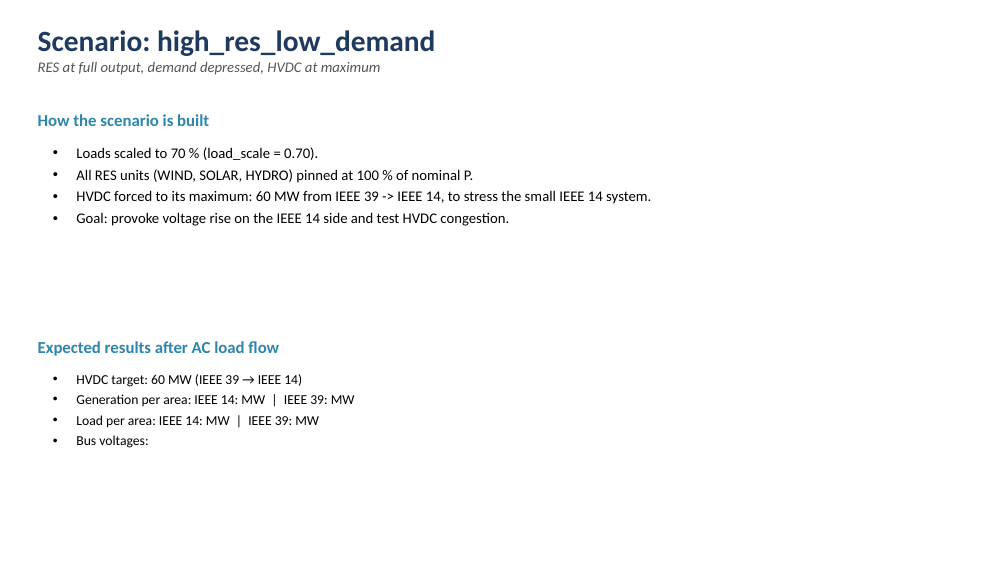
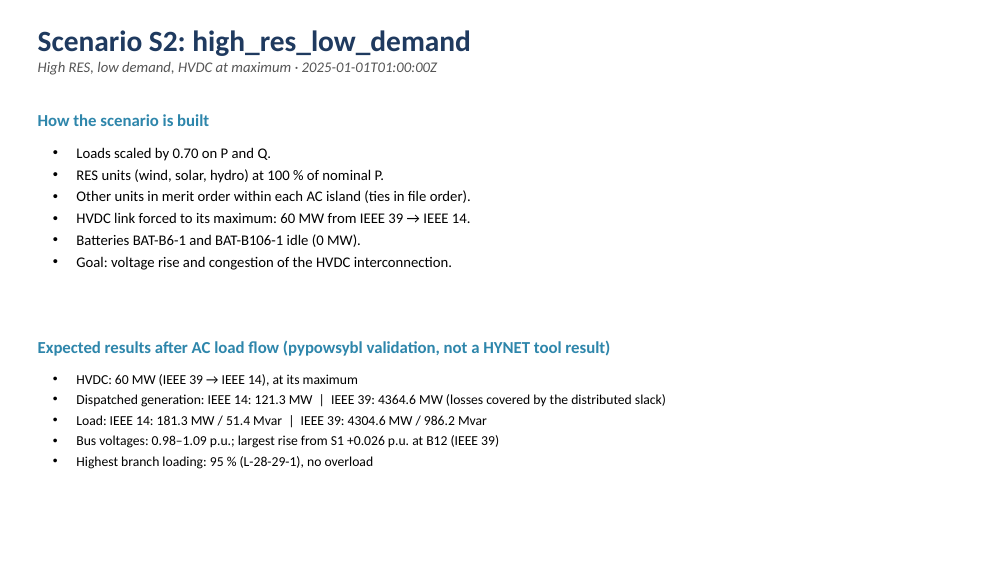
Before and after one commit to SuperGrid-Institute/hynet-t32-reference-test-case, a slide deck: slide 5 of docs/scenarios_presentation.pptx. Drawn at 1008x567 pixels with LibreOffice and Linux fonts; fonts in the diff are those of the drawing. Boxes give left, top, right and bottom in pixels: in the first picture for what was removed or moved away, otherwise in the second. Text is boxed around its words. In the diff, an @@ line names an element or a change of style, - is before the commit and + after.

Commit message:
docs(docs): align the scenario presentation with the shipped scenarios

```diff
--- a/docs/scenarios_presentation.pptx
+++ b/docs/scenarios_presentation.pptx
@@ text at [38, 30, 470, 75]: text changed @@
-Scenario: high_res_low_demand
-RES at full output, demand depressed, HVDC at maximum
+Scenario S2: high_res_low_demand
+High RES, low demand, HVDC at maximum · 2025-01-01T01:00:00Z
@@ text at [76, 147, 471, 270]: text changed @@
-• Loads scaled to 70 % (load_scale = 0.70).
-• All RES units (WIND, SOLAR, HYDRO) pinned at 100 % of nominal P.
-• HVDC forced to its maximum: 60 MW from IEEE 39 -> IEEE 14, to stress the small IEEE 14 system.
-• Goal: provoke voltage rise on the IEEE 14 side and test HVDC congestion.
+• Loads scaled by 0.70 on P and Q.
+• RES units (wind, solar, hydro) at 100 % of nominal P.
+• Other units in merit order within each AC island (ties in file order).
+• HVDC link forced to its maximum: 60 MW from IEEE 39 → IEEE 14.
+• Batteries BAT-B6-1 and BAT-B106-1 idle (0 MW).
+• Goal: voltage rise and congestion of the HVDC interconnection.
@@ text at [38, 341, 610, 356]: text changed @@
-Expected results after AC load flow
+Expected results after AC load flow (pypowsybl validation, not a HYNET tool result)
@@ text at [76, 374, 666, 469]: text changed @@
-• HVDC target: 60 MW (IEEE 39 → IEEE 14)
-• Generation per area: IEEE 14: MW | IEEE 39: MW
-• Load per area: IEEE 14: MW | IEEE 39: MW
-• Bus voltages:
+• HVDC: 60 MW (IEEE 39 → IEEE 14), at its maximum
+• Dispatched generation: IEEE 14: 121.3 MW | IEEE 39: 4364.6 MW (losses covered by the distributed slack)
+• Load: IEEE 14: 181.3 MW / 51.4 Mvar | IEEE 39: 4304.6 MW / 986.2 Mvar
+• Bus voltages: 0.98–1.09 p.u.; largest rise from S1 +0.026 p.u. at B12 (IEEE 39)
+• Highest branch loading: 95 % (L-28-29-1), no overload
```
Also in this commit, not shown: 4 other slides changed, 1 other file.
